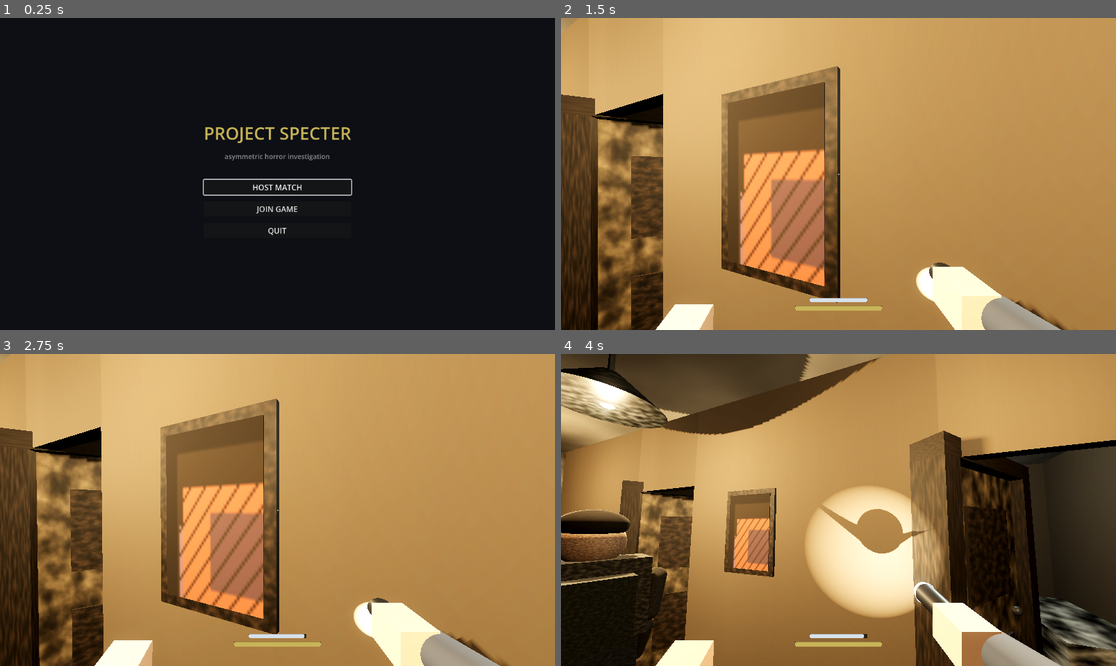
Above: before the commit, frames 1-4 (two rows, left to right).
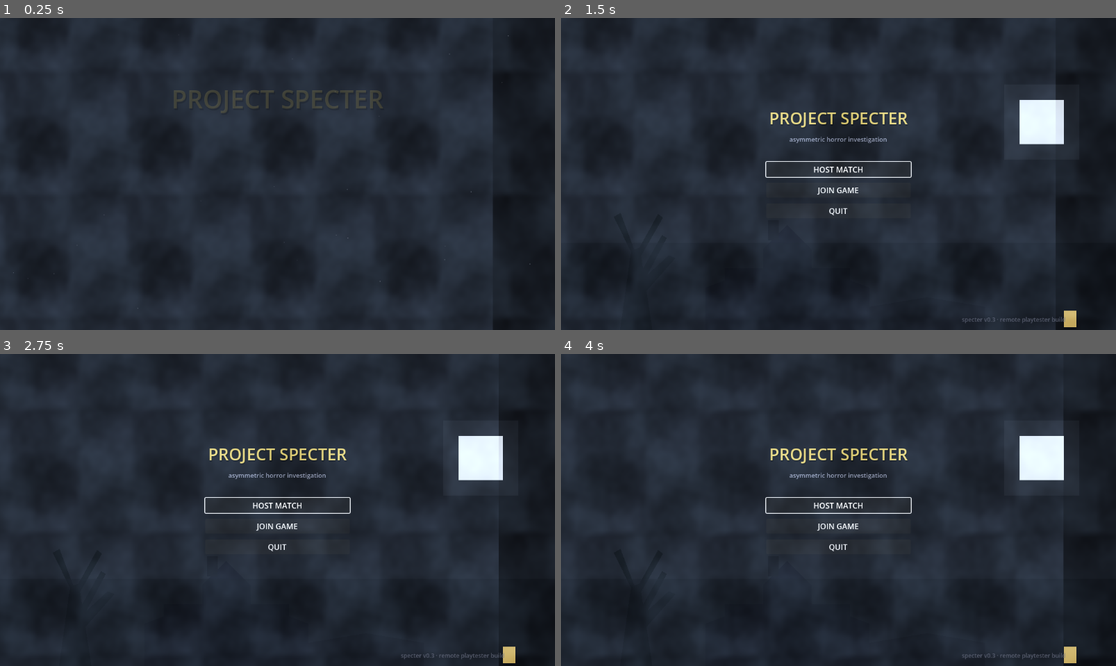
Above: after the commit, the same moments.

Repository: blastbeng/ProjectSpecterV2
Game: Godot game, scene res://scenes/boot.tscn
Two runs of this game, one before a commit and one after it. Both use one fixed random seed, a clock stepped at 60 frames per second and the inputs below.
Inputs (mouse positions are in pixels of both pictures, inside the frame that each line leads up to):
- Up to frame 1 (0.25 s): no input
- Up to frame 2 (1.5 s): move the mouse to (960, 158) at 0.52 s; hold Right (ui_right) 0.53-1.25 s; tap Q at 0.6 s; click (960, 158) at 0.67 s; click "HOST MATCH" at 1.25 s
- Up to frame 3 (2.75 s): click (277, 525) at 2 s, where only the run after the commit has a clickable "JOIN GAME"
- Up to frame 4 (4 s): move the mouse to (810, 510) at 2.77 s; hold Up (ui_up) from 2.78 s (still down); tap Ctrl at 2.85 s; click (810, 510) at 2.92 s; move the mouse to (849, 503) at 3.52 s; hold Shift from 3.53 s (still down); click (849, 503) at 3.67 s

The runs differ from the first frame. In frame 1, 78% of the frame differs, in the area x 0-100%, y 0-100%; in frame 2, 100%; in frame 3, 100%; in frame 4, 98%.
Error after the commit: Invalid access to property or key 'font_size' on a base object of type 'Theme'. (res://scripts/ui/ui_theme.gd:62)

Commit message:
ui: Vision 5.9 pass - UITheme (buttons/panels/labels), splash scene (fog+dust+title), menu night backdrop (manor/moon/tree), boot routes to splash; headless 5/5 PASS

Diff:
--- a/scenes/main_menu.tscn
+++ b/scenes/main_menu.tscn
@@ -12,11 +12,19 @@
 script = ExtResource("1")
 
 [node name="ColorRect" type="ColorRect" parent="."]
+visible = false
 layout_mode = 1
 anchors_preset = 15
 anchor_right = 1.0
 anchor_bottom = 1.0
 color = Color(0.051, 0.059, 0.078, 1)
+
+[node name="Backdrop" type="Control" parent="."]
+layout_mode = 1
+anchors_preset = 15
+anchor_right = 1.0
+anchor_bottom = 1.0
+mouse_filter = 2
 
 [node name="VBox" type="VBoxContainer" parent="."]
 layout_mode = 1
@@ -25,29 +33,32 @@
 anchor_top = 0.5
 anchor_right = 0.5
 anchor_bottom = 0.5
-offset_left = -140.0
-offset_right = 140.0
-offset_top = -110.0
+offset_left = -150.0
+offset_right = 150.0
+offset_top = -140.0
 offset_bottom = 150.0
-theme_override_constants/separation = 14
+theme_override_constants/separation = 12
 
 [node name="Title" type="Label" parent="VBox"]
 layout_mode = 2
 text = "PROJECT SPECTER"
 horizontal_alignment = 1
-theme_override_font_sizes/font_size = 36
+theme_override_font_sizes/font_size = 34
 theme_override_colors/font_color = Color(0.788, 0.706, 0.345, 1)
+theme_override_colors/font_shadow_color = Color(0, 0, 0, 0.7)
+theme_override_constants/shadow_offset_y = 2
 
 [node name="Subtitle" type="Label" parent="VBox"]
 layout_mode = 2
 text = "asymmetric horror investigation"
 horizontal_alignment = 1
-theme_override_font_sizes/font_size = 14
-theme_override_colors/font_color = Color(0.55, 0.55, 0.58, 1)
+theme_override_font_sizes/font_size = 13
+theme_override_colors/font_color = Color(0.52, 0.54, 0.62, 1)
+theme_override_constants/line_spacing = 0
 
 [node name="Spacer" type="Control" parent="VBox"]
 layout_mode = 2
-custom_minimum_size = Vector2(0, 10)
+custom_minimum_size = Vector2(0, 14)
 
 [node name="PlayButton" type="Button" parent="VBox"]
 layout_mode = 2
--- /dev/null
+++ b/scenes/splash.tscn
@@ -0,0 +1,12 @@
+[gd_scene load_steps=2 format=3]
+
+[ext_resource type="Script" path="res://scripts/ui/splash.gd" id="1"]
+
+[node name="Splash" type="Control"]
+layout_mode = 3
+anchors_preset = 15
+anchor_right = 1.0
+anchor_bottom = 1.0
+grow_horizontal = 2
+grow_vertical = 2
+script = ExtResource("1")
--- a/scripts/core/boot.gd
+++ b/scripts/core/boot.gd
@@ -1,5 +1,6 @@
 extends Node
-## Boot: entry point. Routes to the main menu.
+## Boot: entry point short hold, then splash (Vision 5.9 chain: splash ->
+## menu -> match).
 
 func _ready() -> void:
-	SceneRouter.goto("res://scenes/main_menu.tscn")
+	SceneRouter.goto("res://scenes/splash.tscn")
--- a/scripts/ui/menu.gd
+++ b/scripts/ui/menu.gd
@@ -1,22 +1,142 @@
 extends Control
-## Main menu: minimal but styled entry screen (Vision 5.9 UI pass comes later).
+## Main menu (Vision 5.9 pass): themed buttons over an animated manor facade
+## backdrop (fog, moon, silhouette), version footer for quick screenshot checks.
 
 @onready var host_button: Button = $VBox/PlayButton
 @onready var join_button: Button = $VBox/JoinButton
 @onready var quit_button: Button = $VBox/QuitButton
 
 func _ready() -> void:
+	theme = UITheme.get_theme()
+	var bg := ColorRect.new()
+	bg.color = UITheme.BG
+	bg.set_anchors_preset(Control.PRESET_FULL_RECT)
+	add_child(bg)
+	move_child(bg, 0)
+	add_child(UITheme.ambient_fog_layer())
+	_build_backdrop()
 	host_button.pressed.connect(_on_host)
 	join_button.pressed.connect(_on_join)
 	quit_button.pressed.connect(_on_quit)
 	host_button.grab_focus()
+	# Footer: build tag so every menu screenshot is traceable to a commit.
+	var ver := Label.new()
+	ver.text = "specter v0.3 · remote playtester build"
+	ver.add_theme_font_size_override("font_size", 12)
+	ver.add_theme_color_override("font_color", Color(0.45, 0.47, 0.55, 0.7))
+	ver.anchor_left = 1.0
+	ver.anchor_right = 1.0
+	ver.anchor_top = 1.0
+	ver.anchor_bottom = 1.0
+	ver.offset_left = -320
+	ver.offset_right = -12
+	ver.offset_top = -30
+	ver.offset_bottom = -10
+	add_child(ver)
+
+
+## Code-drawn night backdrop: moon, manor silhouette, bare tree, vignette.
+## Pure ColorRects+Polygons in a Control layer, so it costs nothing to theme.
+func _build_backdrop() -> void:
+	var layer := Control.new()
+	layer.name = "BackdropLayer"
+	layer.set_anchors_preset(Control.PRESET_FULL_RECT)
+	layer.mouse_filter = Control.MOUSE_FILTER_IGNORE
+	add_child(layer)
+	move_child(layer, 1)
+
+	# Moon: pale disc + halo.
+	moon_at(layer, Vector2(0.78, 0.30), 46.0)
+	# Manor silhouette along the horizon (dark wall + gabled roofline).
+	manor(layer)
+	# A bare tree with branch polygons at the left edge.
+	tree_at(layer, Vector2(0.12, 0.99), 1.0)
+	# Bottom vignette to seat the UI column.
+	var shade := ColorRect.new()
+	shade.color = Color(0.02, 0.025, 0.04, 0.55)
+	shade.anchor_left = 0.0
+	shade.anchor_top = 0.72
+	shade.anchor_right = 1.0
+	shade.anchor_bottom = 1.0
+	shade.mouse_filter = Control.MOUSE_FILTER_IGNORE
+	layer.add_child(shade)
+
+	# One flickering warm window in the manor + a tiny OmniLight-like modulation.
+	var win := ColorRect.new()
+	win.name = "FlickerWindow"
+	win.size = Vector2(26, 34)
+	win.position = Vector2(1044.0, 608.0)
+	win.color = Color(1.0, 0.85, 0.45, 0.75)
+	layer.add_child(win)
+
+
+func moon_at(parent: Control, af: Vector2, radius: float) -> void:
+	var halo := ColorRect.new()
+	halo.size = Vector2(radius * 3.4, radius * 3.4)
+	halo.color = Color(0.75, 0.8, 0.9, 0.05)
+	halo.position = Vector2(af.x * 1280.0 - radius * 1.7, af.y * 720.0 - radius * 1.7)
+	parent.add_child(halo)
+	var disc := ColorRect.new()
+	disc.size = Vector2(radius * 2, radius * 2)
+	disc.color = Color(0.88, 0.91, 0.95, 0.9)
+	disc.position = Vector2(af.x * 1280.0 - radius, af.y * 720.0 - radius)
+	parent.add_child(disc)
+
+
+func tree_at(parent: Control, base: Vector2, _scale: float) -> void:
+	var polys := [
+		[Vector2(-40, 0), Vector2(-8, -230), Vector2(10, -236), Vector2(46, 0)],
+		[Vector2(-6, -150), Vector2(70, -220), Vector2(84, -214), Vector2(8, -128)],
+		[Vector2(4, -170), Vector2(56, -262), Vector2(66, -256), Vector2(10, -150)],
+		[Vector2(0, -210), Vector2(-44, -300), Vector2(-30, -308), Vector2(12, -196)],
+		[Vector2(6, -230), Vector2(48, -306), Vector2(58, -298), Vector2(10, -214)],
+	]
+	for pts in polys:
+		var p := Polygon2D.new()
+		var vs := PackedVector2Array()
+		for pt in pts:
+			vs.append(pt * _scale)
+		p.polygon = vs
+		p.position = Vector2(base.x * 1280.0, base.y * 720.0)
+		p.color = Color(0.015, 0.02, 0.03)
+		parent.add_child(p)
+
+
+func manor(parent: Control) -> void:
+	# Body + roof as dark polygons across the horizon (y ~ 640-708).
+	var body := Polygon2D.new()
+	body.polygon = PackedVector2Array([
+		Vector2(300, 708), Vector2(300, 560), Vector2(340, 545), Vector2(340, 520),
+		Vector2(420, 520), Vector2(420, 480), Vector2(470, 430), Vector2(520, 480),
+		Vector2(520, 520), Vector2(600, 520), Vector2(600, 545), Vector2(640, 560),
+		Vector2(640, 708),
+	])
+	body.color = Color(0.03, 0.035, 0.055)
+	parent.add_child(body)
+	var wing := Polygon2D.new()
+	wing.polygon = PackedVector2Array([
+		Vector2(640, 708), Vector2(640, 600), Vector2(760, 580), Vector2(880, 600),
+		Vector2(880, 708),
+	])
+	wing.color = Color(0.025, 0.03, 0.045)
+	parent.add_child(wing)
+	# Ridge chimney.
+	var chim := Polygon2D.new()
+	chim.polygon = PackedVector2Array([
+		Vector2(430, 462), Vector2(430, 420), Vector2(452, 420), Vector2(452, 462),
+	])
+	chim.color = Color(0.03, 0.035, 0.05)
+	parent.add_child(chim)
+
 
 func _on_host() -> void:
 	SceneRouter.goto("res://scenes/match.tscn")
+
 
 func _on_join() -> void:
 	# Networking arrives in a later iteration; join currently starts local play.
 	SceneRouter.goto("res://scenes/match.tscn")
 
+
 func _on_quit() -> void:
 	get_tree().quit()
--- /dev/null
+++ b/scripts/ui/splash.gd
@@ -0,0 +1,93 @@
+extends Control
+## Splash per Vision 5.9: animated fog + drifting dust + title, any key skip,
+## auto-advance to the menu after a few seconds.
+
+var _elapsed := 0.0
+var _finished := false
+var _title: Label
+var _prompt: Label
+var _tip: Label
+var _dust: Array = []
+
+
+func _ready() -> void:
+	theme = UITheme.get_theme()
+	var rng := RandomNumberGenerator.new()
+	rng.seed = 42
+	var dark := ColorRect.new()
+	dark.color = UITheme.BG
+	dark.set_anchors_preset(Control.PRESET_FULL_RECT)
+	add_child(dark)
+	add_child(UITheme.ambient_fog_layer())
+	# Faint drifting dust motes (GPUParticles need a world; rects suffice here).
+	for i in range(30):
+		var mote := ColorRect.new()
+		mote.size = Vector2(2, 2)
+		mote.position = Vector2(rng.randf_range(10, 1270), rng.randf_range(20, 700))
+		mote.color = Color(0.75, 0.78, 0.85, rng.randf_range(0.05, 0.3))
+		add_child(mote)
+		_dust.append(mote)
+
+	_title = Label.new()
+	_title.text = "PROJECT SPECTER"
+	_title.add_theme_font_size_override("font_size", 52)
+	_title.add_theme_color_override("font_color", UITheme.ACCENT)
+	_title.add_theme_color_override("font_shadow_color", Color(0, 0, 0, 0.7))
+	_title.add_theme_constant_override("shadow_offset_x", 2)
+	_title.add_theme_constant_override("shadow_offset_y", 3)
+	add_child(_title)
+	_center_col(_title, 0.26)
+
+	_prompt = Label.new()
+	_prompt.text = "an asymmetric horror investigation"
+	_prompt.add_theme_font_size_override("font_size", 15)
+	_prompt.add_theme_color_override("font_color", UITheme.TEXT_DIM)
+	add_child(_prompt)
+	_center_col(_prompt, 0.40)
+
+	_tip = Label.new()
+	_tip.text = "press any key"
+	_tip.add_theme_font_size_override("font_size", 14)
+	_tip.add_theme_color_override("font_color", UITheme.TEXT_DIM)
+	add_child(_tip)
+	_center_col(_tip, 0.80)
+	_tip.modulate.a = 0.0
+
+
+## Horizontally centered column label at a vertical anchor fraction.
+func _center_col(c: Label, ay: float) -> void:
+	c.anchor_left = 0.5
+	c.anchor_right = 0.5
+	c.anchor_top = ay
+	c.anchor_bottom = ay
+	c.grow_horizontal = Control.GROW_DIRECTION_BOTH
+	c.grow_vertical = Control.GROW_DIRECTION_BOTH
+	c.horizontal_alignment = HORIZONTAL_ALIGNMENT_CENTER
+
+
+func _process(delta: float) -> void:
+	_elapsed += delta
+	_title.modulate.a = minf(_elapsed / 1.2, 1.0)
+	_prompt.modulate.a = minf(maxf(_elapsed - 0.4, 0.0) / 1.2, 1.0)
+	if _elapsed > 1.6:
+		_tip.modulate.a = (0.45 + 0.55 * absf(sin(_elapsed * 2.0))) * minf((_elapsed - 1.6) / 0.8, 1.0)
+	for mote in _dust:
+		mote.position.y += delta * 12.0
+		if mote.position.y > 720:
+			mote.position.y = -3.0
+	if _elapsed > 5.5:
+		_finish()
+
+
+func _finish() -> void:
+	if _finished:
+		return
+	_finished = true
+	SceneRouter.goto("res://scenes/main_menu.tscn")
+
+
+func _unhandled_input(event: InputEvent) -> void:
+	if event is InputEventKey and event.pressed and not event.echo:
+		_finish()
+	elif event is InputEventJoypadButton and event.pressed:
+		_finish()
--- /dev/null
+++ b/scripts/ui/ui_theme.gd
@@ -0,0 +1,141 @@
+class_name UITheme
+extends RefCounted
+## One code-generated Theme for ALL screens (Vision 5.9): dark bg, styled
+## buttons with hover/press/focus states. No font files (no-asset rule) —
+## default font with size/color overrides.
+
+const BG := Color("0d0f14")
+const ACCENT := Color("c9b458")
+const ACCENT_DIM := Color("8f8340")
+const TEXT := Color("d6d9e0")
+const TEXT_DIM := Color("84899a")
+
+static var _theme: Theme
+
+
+static func get_theme() -> Theme:
+	if _theme != null:
+		return _theme
+	var t := Theme.new()
+
+	# Panel: dark translucent slate used by every overlay container.
+	var panel_bg := StyleBoxFlat.new()
+	panel_bg.bg_color = Color(BG.r, BG.g, BG.b, 0.86)
+	panel_bg.set_corner_radius_all(8)
+	panel_bg.set_expand_margin_all(6.0)
+	panel_bg.content_margin_left = 18.0
+	panel_bg.content_margin_right = 18.0
+	panel_bg.content_margin_top = 12.0
+	panel_bg.content_margin_bottom = 14.0
+	panel_bg.set_border_width_all(1)
+	panel_bg.border_color = Color(1, 1, 1, 0.06)
+	t.set_stylebox("panel", "PanelContainer", panel_bg)
+
+	# Buttons: recessed dark slab, accent border on hover/focus, pressed inset.
+	var normal := StyleBoxFlat.new()
+	normal.bg_color = Color(0.098, 0.11, 0.145)
+	normal.set_corner_radius_all(5)
+	normal.set_border_width_all(1)
+	normal.border_color = Color(1, 1, 1, 0.08)
+	normal.content_margin_left = 22.0
+	normal.content_margin_right = 22.0
+	normal.content_margin_top = 10.0
+	normal.content_margin_bottom = 10.0
+	var hover: StyleBoxFlat = normal.duplicate()
+	hover.bg_color = Color(0.13, 0.15, 0.2)
+	hover.border_color = ACCENT_DIM
+	var pressed: StyleBoxFlat = normal.duplicate()
+	pressed.bg_color = Color(0.06, 0.07, 0.1)
+	pressed.border_color = ACCENT
+	var disabled: StyleBoxFlat = normal.duplicate()
+	disabled.bg_color = Color(0.06, 0.065, 0.09)
+	disabled.border_color = Color(1, 1, 1, 0.04)
+	t.set_stylebox("normal", "Button", normal)
+	t.set_stylebox("hover", "Button", hover)
+	t.set_stylebox("pressed", "Button", pressed)
+	t.set_stylebox("focus", "Button", hover)
+	t.set_stylebox("disabled", "Button", disabled)
+	t.set_color("font_color", "Button", TEXT)
+	t.set_color("font_hover_color", "Button", ACCENT)
+	t.set_color("font_focus_color", "Button", ACCENT)
+	t.set_color("font_pressed_color", "Button", ACCENT)
+	t.font_size["Button"] = 17
+	t.font_size["Label"] = 15
+	t.font_size["LineEdit"] = 15
+
+	# Labels: readable default colors + soft shadow.
+	t.set_color("font_color", "Label", TEXT)
+	t.set_color("font_shadow_color", "Label", Color(0, 0, 0, 0.6))
+	t.set_constant("shadow_offset_x", "Label", 1)
+	t.set_constant("shadow_offset_y", "Label", 1)
+
+	# LineEdit (lobby name entry / settings fields later).
+	var le := StyleBoxFlat.new()
+	le.bg_color = Color(0.06, 0.07, 0.1)
+	le.set_corner_radius_all(4)
+	le.set_border_width_all(1)
+	le.border_color = Color(1, 1, 1, 0.07)
+	le.content_margin_left = 10.0
+	le.content_margin_right = 10.0
+	le.content_margin_top = 7.0
+	le.content_margin_bottom = 7.0
+	var le_focus: StyleBoxFlat = le.duplicate()
+	le_focus.border_color = ACCENT
+	t.set_stylebox("normal", "LineEdit", le)
+	t.set_stylebox("focus", "LineEdit", le_focus)
+	t.set_color("font_color", "LineEdit", TEXT)
+	t.set_color("caret_color", "LineEdit", ACCENT)
+	t.set_color("font_placeholder_color", "LineEdit", TEXT_DIM)
+	_theme = t
+	return _theme
+
+
+## Full-screen animated fog backdrop behind menus: three additive scrolling
+## noise layers. Ignores mouse so buttons stay clickable.
+static func ambient_fog_layer() -> FogLayer:
+	var fog := FogLayer.new()
+	fog.set_anchors_preset(Control.PRESET_FULL_RECT)
+	fog.mouse_filter = Control.MOUSE_FILTER_IGNORE
+	return fog
+
+
+class FogLayer:
+	extends Control
+	## Three additive scrolling NoiseTexture2D layers (Vision 5.9 splash fog).
+	var _t := 0.0
+	var _layers: Array = []
+
+	func _ready() -> void:
+		var tints := [Color(0.16, 0.19, 0.24), Color(0.11, 0.14, 0.17), Color(0.07, 0.09, 0.11)]
+		var speeds := [0.018, 0.031, 0.052]
+		var drifts := [61.7, 191.3, 337.9]
+		for i in range(3):
+			var tex := NoiseTexture2D.new()
+			var n := FastNoiseLite.new()
+			n.seed = 700 + i * 13
+			n.frequency = 0.0045
+			n.fractal_octaves = 4
+			tex.noise = n
+			tex.width = 256
+			tex.height = 256
+			tex.seamless = true
+			# Dark noise -> alpha via modulate; light spots become faint fog.
+			var s := TextureRect.new()
+			s.texture = tex
+			s.stretch_mode = TextureRect.STRETCH_TILE
+			s.size = Vector2(1920.0, 1440.0)
+			s.modulate = Color(tints[i].r, tints[i].g, tints[i].b, 0.55)
+			var mm := CanvasItemMaterial.new()
+			mm.blend_mode = CanvasItemMaterial.BLEND_MODE_ADD
+			s.material = mm
+			add_child(s)
+			_layers.append({"rect": s, "speed": speeds[i], "drift": drifts[i]})
+
+	func _process(delta: float) -> void:
+		_t = fposmod(_t + delta, 3600.0)
+		for layer in _layers:
+			var s: TextureRect = layer.rect
+			var sx: float = layer.speed
+			var sy: float = layer.speed * 0.6
+			s.position.x = -960.0 + fposmod(layer.drift + _t * 340.0 * sx, 960.0)
+			s.position.y = -544.0 + fposmod(_t * 120.0 * sy, 544.0)
Not shown, added: scripts/ui/splash.gd.uid
Not shown, added: scripts/ui/ui_theme.gd.uid
